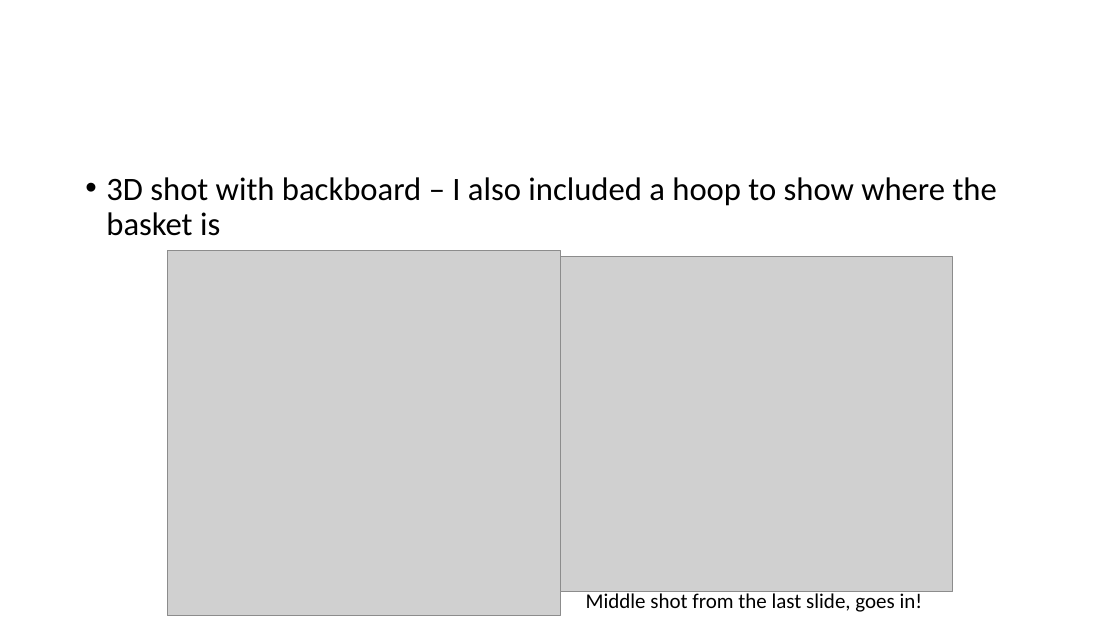
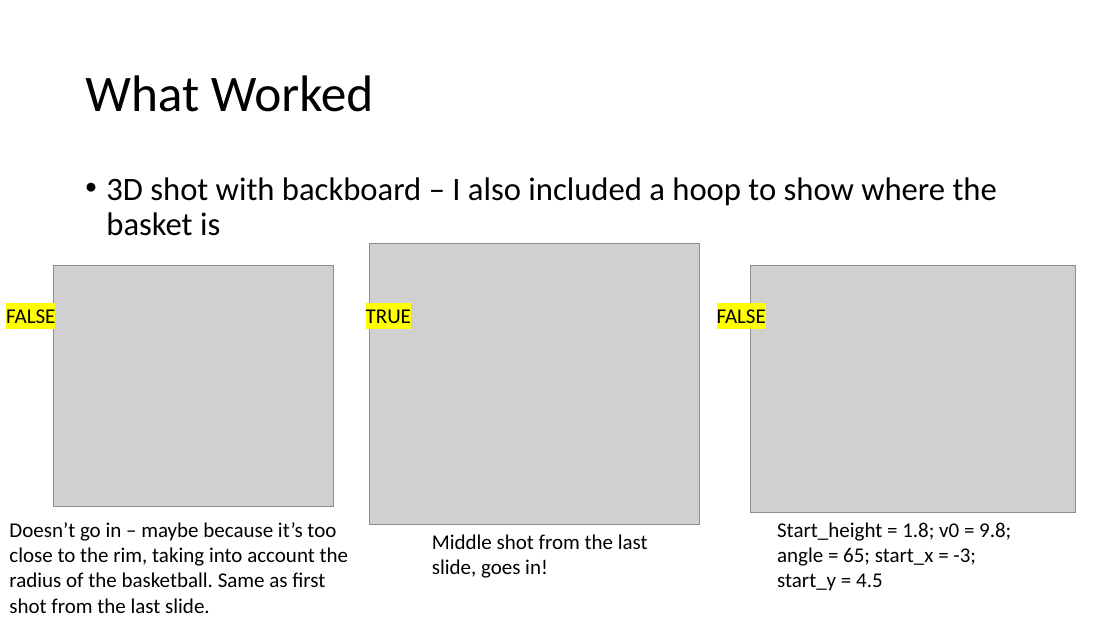
Before and after one commit to cawelch/hoop-never-misses, a slide deck: slide 6 of Weekly Presentations/Week 2.pptx. Drawn at 1120x630 pixels with LibreOffice and Linux fonts; fonts in the diff are those of the drawing; grey boxes stand for pictures. Boxes give left, top, right and bottom in pixels: in the first picture for what was removed or moved away, otherwise in the second. Text is boxed around its words. In the diff, an @@ line names an element or a change of style, - is before the commit and + after.

```diff
--- a/Weekly Presentations/Week 2.pptx
+++ b/Weekly Presentations/Week 2.pptx
@@ title added at <box>85,75,374,112</box>, 44 pt, text #000000 @@
+What Worked
@@ picture added at <box>54,266,334,507</box> @@
@@ picture removed at <box>167,250,560,616</box> @@
@@ picture: place and size @@
-picture at <box>560,257,954,592</box>
+picture at <box>370,244,699,524</box>
@@ picture added at <box>750,266,1076,513</box> @@
@@ text added at <box>6,309,55,323</box>, 18 pt, text #000000 @@
+FALSE
@@ text added at <box>366,309,411,323</box>, 18 pt, text #000000 @@
+TRUE
@@ text added at <box>717,309,766,323</box>, 18 pt, text #000000 @@
+FALSE
@@ text added at <box>9,522,348,613</box>, 18 pt, text #000000 @@
+Doesn’t go in – maybe because it’s too close to the rim, taking into account the radius of the basketball. Same as first shot from the last slide.
@@ text "Middle shot from the last ..." rewrapped from <box>586,591,923,612</box> to <box>432,534,648,578</box> @@
@@ text added at <box>777,522,1011,591</box>, 18 pt, text #000000 @@
+Start_height = 1.8; v0 = 9.8; angle = 65; start_x = -3; start_y = 4.5
```
Also in this commit, not shown: 2 other slides changed, 1 slide removed, 3 other files.
